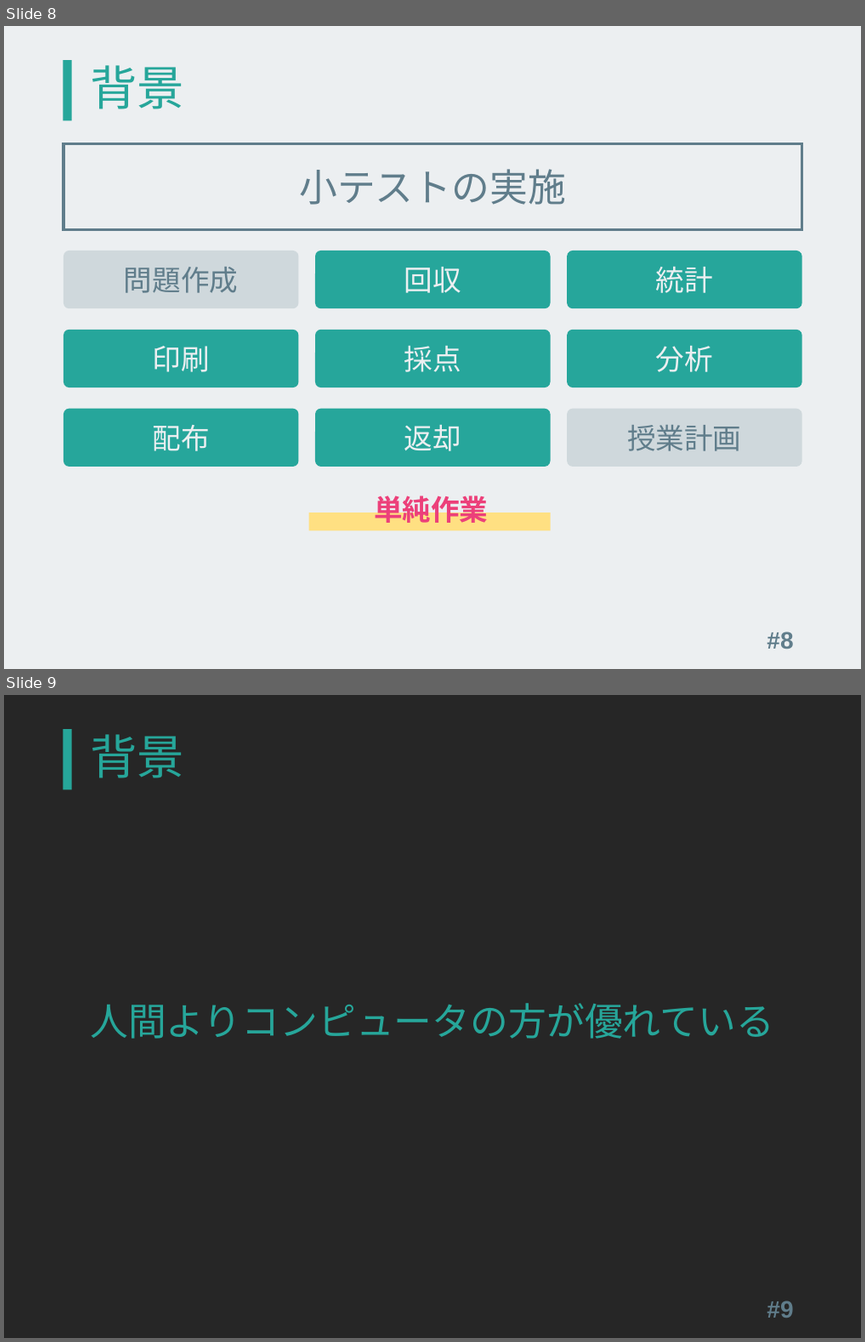
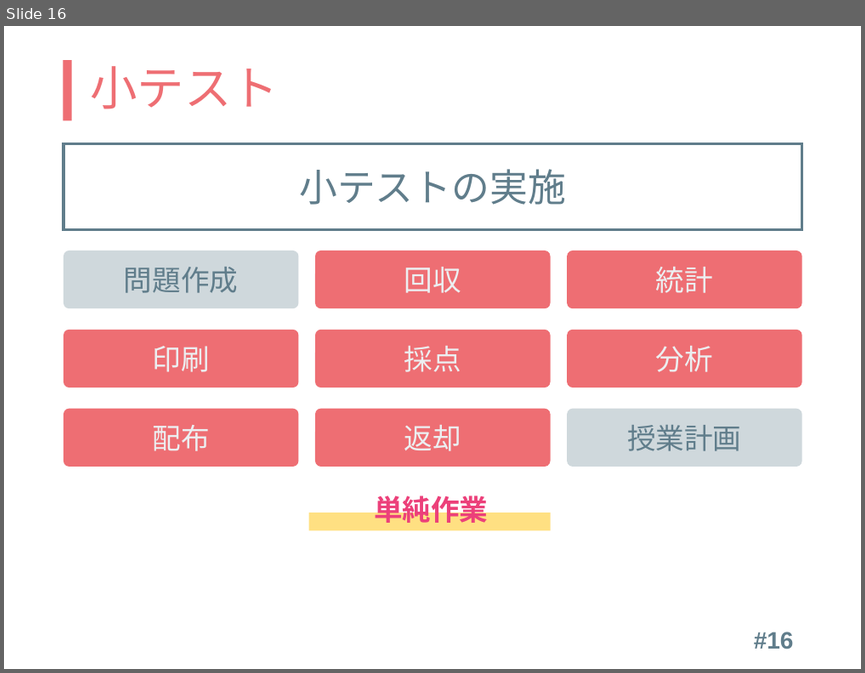
Before and after one commit to kinc-shinshu/smat-presentation, a slide deck: slide.pptx. Shown one above the other, each under a label of ours: slides 8 and 9 before the commit, slide 16 after it. The pictures are 865x1342 and 865x673 pixels, drawn with LibreOffice and Linux fonts; fonts in the diff are those of the drawing. Boxes give left, top, right and bottom in pixels: in the first picture for what was removed or moved away, otherwise in the second. Text is boxed around its words. In the diff, an @@ line names an element or a change of style, - is before the commit and + after.

```diff
--- a/slide.pptx
+++ b/slide.pptx
@@ slide 9 removed at <box>4,695,861,1338</box>, background #262626; not listed: 1 template element that a slide beside it also shows @@
@@ title removed at <box>91,734,185,778</box> @@
-背景
@@ text removed at <box>90,1003,774,1038</box> @@
-人間よりコンピュータの方が優れている
@@ page number removed at <box>766,1300,793,1317</box> @@
-#9
@@ what was slide 8 is now slide 16 @@
@@ slide 16 changed as well @@
@@ background #ECEFF1 to #FFFFFF @@
@@ rectangle at <box>64,60,72,121</box>: fill #26A69A to #EE6E73 @@
@@ title at <box>91,66,279,109</box>: text changed; text colour #26A69A to #EE6E73 @@
-背景
+小テスト
@@ fill #26A69B to #EE6E73 in 7 elements at <box>64,329,298,387</box>, <box>567,250,801,309</box>, <box>64,408,298,466</box>, <box>315,250,550,309</box>, <box>315,329,550,387</box>, <box>315,408,550,466</box>, <box>567,329,801,387</box> @@
@@ page number at <box>754,631,794,648</box>: text changed @@
-#8
+#16
```
Also in this commit, not shown: 10 other slides changed, 16 slides added, 14 other slides removed, 1 other file.
